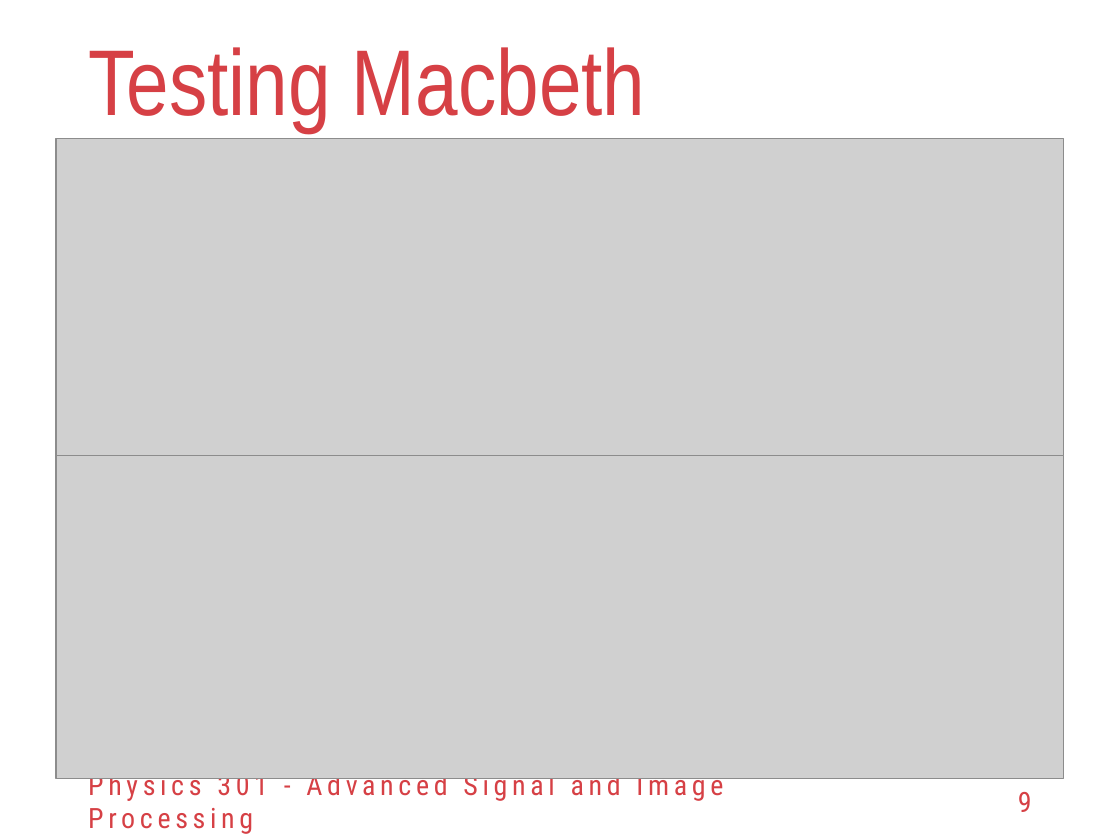
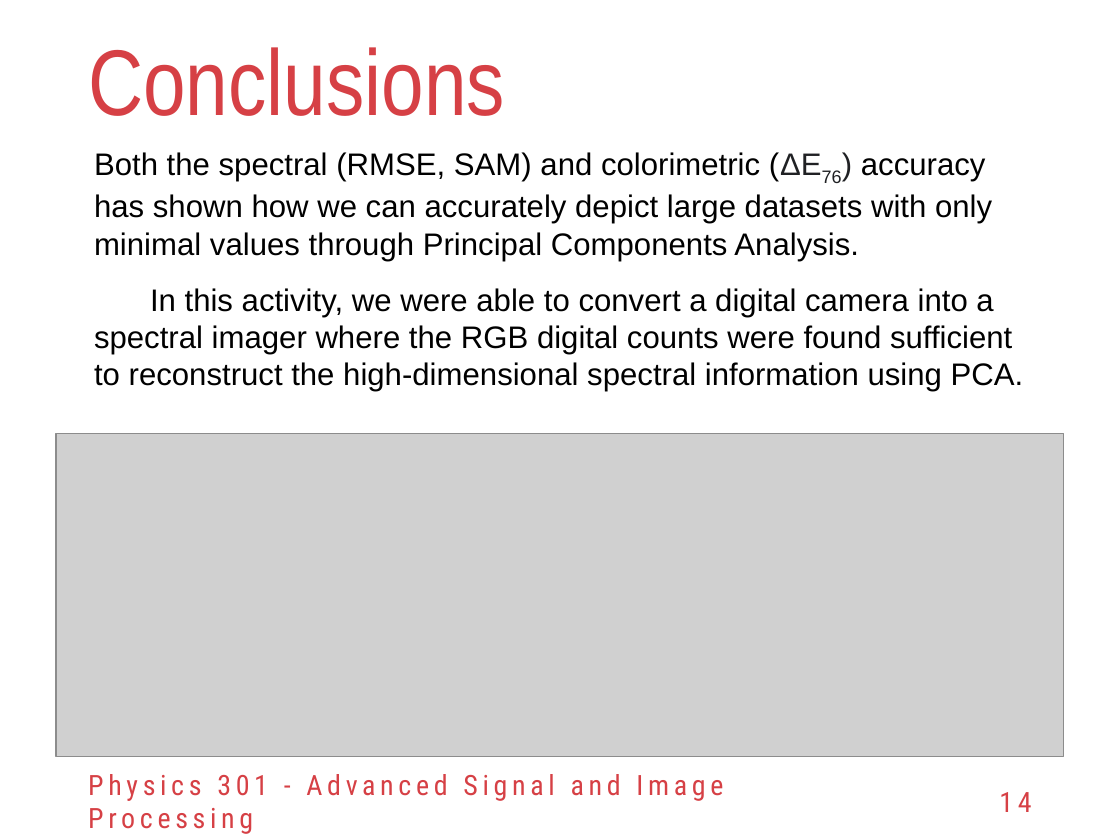
Before and after one commit to reneprincipejr/Physics-301, a slide deck: slide 14 of 04 RGB-to-Spectra using PCA/Activity 4 - RGB-Spectra using PCA.pptx (slide 9 before the commit). Drawn at 1120x840 pixels with LibreOffice and Linux fonts; fonts in the diff are those of the drawing; grey boxes stand for pictures; background and template pictures are left out. Boxes give left, top, right and bottom in pixels: in the first picture for what was removed or moved away, otherwise in the second. Text is boxed around its words. In the diff, an @@ line names an element or a change of style, - is before the commit and + after.

```diff
--- a/04 RGB-to-Spectra using PCA/Activity 4 - RGB-Spectra using PCA.pptx
+++ b/04 RGB-to-Spectra using PCA/Activity 4 - RGB-Spectra using PCA.pptx
@@ background #FFFFFF to #FFFFFF at 89% opacity @@
@@ title at (88,47,505,116): text changed @@
-Testing Macbeth
+Conclusions
@@ picture removed at (56,139,1064,466) @@
@@ text added at (94,152,1024,392), 20 pt, text #000000 @@
+Both the spectral (RMSE, SAM) and colorimetric (ΔE76) accuracy has shown how we can accurately depict large datasets with only minimal values through Principal Components Analysis.
+In this activity, we were able to convert a digital camera into a spectral imager where the RGB digital counts were found sufficient to reconstruct the high-dimensional spectral information using PCA.
@@ picture: place and size @@
-picture at (56,456,1064,780)
+picture at (56,433,1064,757)
@@ page number at (999,792,1031,812): text changed @@
-9
+14
```
Also in this commit, not shown: 9 other slides changed, 2 slides added, 18 other files.
